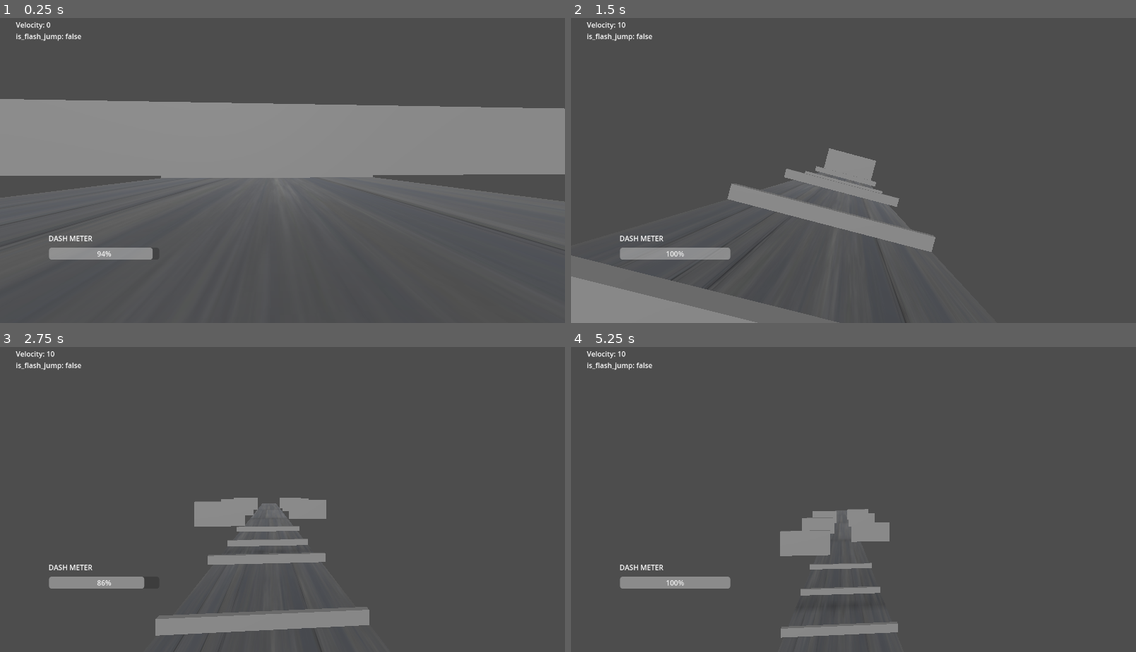
Above: before the commit, frames 1-4 (two rows, left to right).
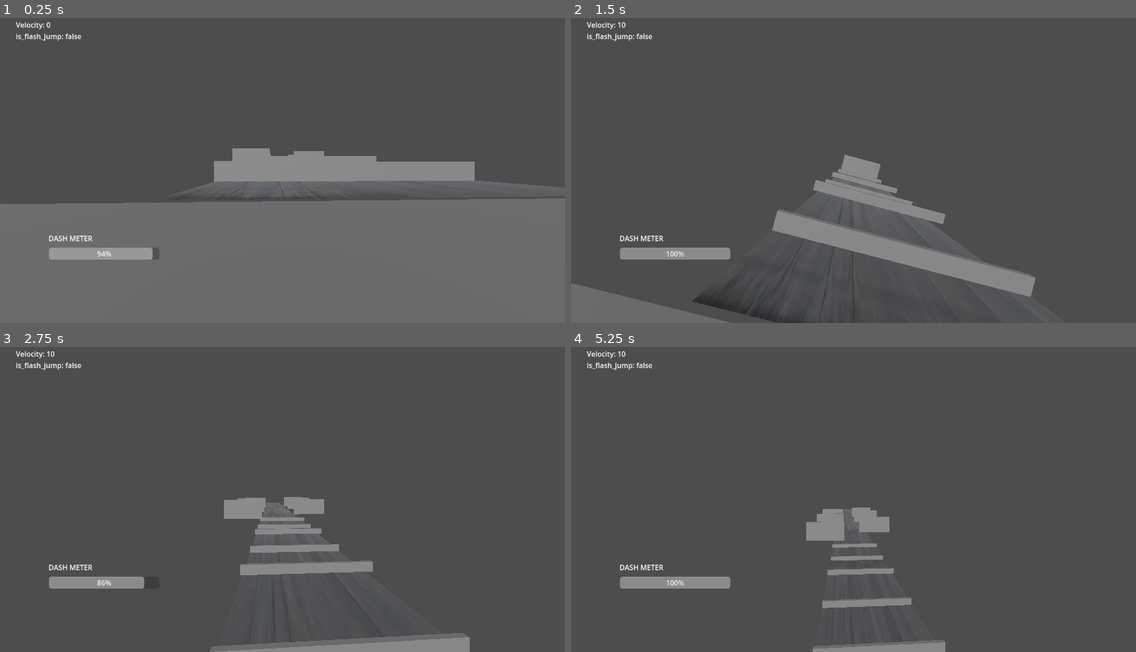
Above: after the commit, the same moments.

Repository: BeatMil/BeansRunner
Game: Godot game, scene res://scenes/stage01.tscn
The game is run twice, just before and just after one commit, with the same random seed, the same clock (stepped at 60 frames per second) and the same inputs. The project has no main scene, so this scene is started directly.
Inputs (mouse positions are in pixels of both pictures, inside the frame that each line leads up to):
- Up to frame 1 (0.25 s): no input
- Up to frame 2 (1.5 s): tap Enter (ui_accept) at 0.5, 0.6, 0.77, 1.07 s; move the mouse to (881, 164) at 0.52 s; hold Q (float_up) from 0.53 s (still down); move the mouse to (825, 164) at 1.27 s; tap Ctrl (crouch) at 1.35 s
- Up to frame 3 (2.75 s): keep holding Q (float_up); tap Enter (ui_accept) at 1.52, 1.55, 1.82, 2.3 s; move the mouse to (293, 487) at 2.02 s; hold Shift (dash) from 2.03 s (still down)
- Up to frame 4 (5.25 s): keep holding Q (float_up); move the mouse to (847, 499) at 2.77 s; release Shift (dash) at 2.78 s; tap Enter (ui_accept) at 2.85, 3.02, 3.32, 3.77, 3.8, 4.07, 4.52, 4.55, 4.82, 5.1 s; move the mouse to (893, 496) at 3.52 s; tap Ctrl (crouch) at 3.6 s; move the mouse to (808, 490) at 4.27 s; tap Shift (dash) at 4.35 s; move the mouse to (859, 493) at 5.02 s

The runs differ from the first frame. In frame 1, 45% of the frame differs, in the area x 0-100%, y 26-100%; in frame 2, 12%; in frame 3, 7.5%; in frame 4, 4.0%.

Commit message:
Add double jump

Diff:
--- a/scenes/stage01.tscn
+++ b/scenes/stage01.tscn
@@ -4,7 +4,6 @@
 [ext_resource type="Texture2D" uid="uid://b58bsyybtfgv4" path="res://Metal_Panels_009_basecolor.jpg" id="3_054f7"]
 [ext_resource type="PackedScene" uid="uid://ctvnvdkyaofbx" path="res://nodes/moving_wall.tscn" id="3_k01xf"]
 [ext_resource type="PackedScene" uid="uid://xf44hns877ro" path="res://scenes/apple_2.tscn" id="5_spaby"]
-[ext_resource type="PackedScene" uid="uid://biyernk45pq7j" path="res://small_tile.tscn" id="7_flinb"]
 
 [sub_resource type="BoxMesh" id="BoxMesh_rp2ab"]
 size = Vector3(1, 3, 40)
@@ -25,15 +24,20 @@
 [sub_resource type="PlaneMesh" id="PlaneMesh_ittsi"]
 size = Vector2(40, 600)
 
-[sub_resource type="PlaneMesh" id="PlaneMesh_atvvy"]
+[sub_resource type="BoxShape3D" id="BoxShape3D_skjrf"]
+size = Vector3(20, 1, 20)
 
-[sub_resource type="BoxShape3D" id="BoxShape3D_hwuu1"]
-size = Vector3(2, 1, 2)
+[sub_resource type="BoxMesh" id="BoxMesh_rsmsr"]
+size = Vector3(20, 1, 20)
+
+[sub_resource type="PhysicsMaterial" id="PhysicsMaterial_fw6xu"]
+rough = true
 
 [node name="stage01" type="Node3D"]
 
 [node name="CharacterBody3D" parent="." instance=ExtResource("1_pjvnp")]
-transform = Transform3D(-0.052754, 0, -0.998608, 0, 1, 0, 0.998608, 0, -0.052754, 55.1722, 1.58671, -21.2707)
+transform = Transform3D(-0.052754, 0, -0.998608, 0, 1, 0, 0.998608, 0, -0.052754, 7.1722, 1.58671, -33.2707)
+floor_stop_on_slope = false
 
 [node name="DirectionalLight3D" type="DirectionalLight3D" parent="."]
 transform = Transform3D(-0.258819, 0.485035, -0.835317, 0, 0.864783, 0.502145, 0.965926, 0.129965, -0.223823, 0, 4.71437, 11.7988)
@@ -129,85 +133,6 @@
 [node name="CollisionShape3D" type="CollisionShape3D" parent="Map/floor9"]
 shape = SubResource("BoxShape3D_6ajli")
 
-[node name="floor" parent="Map" instance=ExtResource("7_flinb")]
-
-[node name="floor2" type="StaticBody3D" parent="Map"]
-transform = Transform3D(1, 0, 0, 0, 1, 0, 0, 0, 1, 0, 0, 2)
-
-[node name="MeshInstance3D" type="MeshInstance3D" parent="Map/floor2"]
-mesh = SubResource("PlaneMesh_atvvy")
-skeleton = NodePath("../../..")
-
-[node name="CollisionShape3D" type="CollisionShape3D" parent="Map/floor2"]
-transform = Transform3D(1, 0, 0, 0, 1, 0, 0, 0, 1, 0, -0.5, 0)
-shape = SubResource("BoxShape3D_hwuu1")
-
-[node name="floor3" type="StaticBody3D" parent="Map"]
-transform = Transform3D(1, 0, 0, 0, 1, 0, 0, 0, 1, 0, 0, 4)
-
-[node name="MeshInstance3D" type="MeshInstance3D" parent="Map/floor3"]
-mesh = SubResource("PlaneMesh_atvvy")
-skeleton = NodePath("../../..")
-
-[node name="CollisionShape3D" type="CollisionShape3D" parent="Map/floor3"]
-transform = Transform3D(1, 0, 0, 0, 1, 0, 0, 0, 1, 0, -0.5, 0)
-shape = SubResource("BoxShape3D_hwuu1")
-
-[node name="floor4" type="StaticBody3D" parent="Map"]
-transform = Transform3D(1, 0, 0, 0, 1, 0, 0, 0, 1, -2, 0, 4)
-
-[node name="MeshInstance3D" type="MeshInstance3D" parent="Map/floor4"]
-mesh = SubResource("PlaneMesh_atvvy")
-skeleton = NodePath("../../..")
-
-[node name="CollisionShape3D" type="CollisionShape3D" parent="Map/floor4"]
-transform = Transform3D(1, 0, 0, 0, 1, 0, 0, 0, 1, 0, -0.5, 0)
-shape = SubResource("BoxShape3D_hwuu1")
-
-[node name="floor5" type="StaticBody3D" parent="Map"]
-transform = Transform3D(1, 0, 0, 0, 1, 0, 0, 0, 1, -2, 0, 6)
-
-[node name="MeshInstance3D" type="MeshInstance3D" parent="Map/floor5"]
-mesh = SubResource("PlaneMesh_atvvy")
-skeleton = NodePath("../../..")
-
-[node name="CollisionShape3D" type="CollisionShape3D" parent="Map/floor5"]
-transform = Transform3D(1, 0, 0, 0, 1, 0, 0, 0, 1, 0, -0.5, 0)
-shape = SubResource("BoxShape3D_hwuu1")
-
-[node name="floor6" type="StaticBody3D" parent="Map"]
-transform = Transform3D(1, 0, 0, 0, 1, 0, 0, 0, 1, -2, 0, 8)
-
-[node name="MeshInstance3D" type="MeshInstance3D" parent="Map/floor6"]
-mesh = SubResource("PlaneMesh_atvvy")
-skeleton = NodePath("../../..")
-
-[node name="CollisionShape3D" type="CollisionShape3D" parent="Map/floor6"]
-transform = Transform3D(1, 0, 0, 0, 1, 0, 0, 0, 1, 0, -0.5, 0)
-shape = SubResource("BoxShape3D_hwuu1")
-
-[node name="floor7" type="StaticBody3D" parent="Map"]
-transform = Transform3D(1, 0, 0, 0, 1, 0, 0, 0, 1, -2, 0, 10)
-
-[node name="MeshInstance3D" type="MeshInstance3D" parent="Map/floor7"]
-mesh = SubResource("PlaneMesh_atvvy")
-skeleton = NodePath("../../..")
-
-[node name="CollisionShape3D" type="CollisionShape3D" parent="Map/floor7"]
-transform = Transform3D(1, 0, 0, 0, 1, 0, 0, 0, 1, 0, -0.5, 0)
-shape = SubResource("BoxShape3D_hwuu1")
-
-[node name="floor8" type="StaticBody3D" parent="Map"]
-transform = Transform3D(1, 0, 0, 0, 1, 0, 0, 0, 1, 1, 0, 10)
-
-[node name="MeshInstance3D" type="MeshInstance3D" parent="Map/floor8"]
-mesh = SubResource("PlaneMesh_atvvy")
-skeleton = NodePath("../../..")
-
-[node name="CollisionShape3D" type="CollisionShape3D" parent="Map/floor8"]
-transform = Transform3D(1, 0, 0, 0, 1, 0, 0, 0, 1, 0, -0.5, 0)
-shape = SubResource("BoxShape3D_hwuu1")
-
 [node name="MovingWalls" type="Node3D" parent="."]
 
 [node name="MovingWall" parent="MovingWalls" instance=ExtResource("3_k01xf")]
@@ -227,3 +152,26 @@
 
 [node name="MovingWall6" parent="MovingWalls" instance=ExtResource("3_k01xf")]
 transform = Transform3D(-1, 0, -8.74228e-08, 0, 1, 0, 8.74228e-08, 0, -1, 417.994, 10, 19)
+
+[node name="StaticBody3D" type="StaticBody3D" parent="."]
+transform = Transform3D(0.965926, 0.258819, 0, -0.258819, 0.965926, 0, 0, 0, 1, 19, 0, 13)
+metadata/_edit_group_ = true
+
+[node name="CollisionShape3D" type="CollisionShape3D" parent="StaticBody3D"]
+transform = Transform3D(0.5, -0.866025, 0, 0.866025, 0.5, 0, 0, 0, 1, 0, 0, 0)
+shape = SubResource("BoxShape3D_skjrf")
+
+[node name="MeshInstance3D" type="MeshInstance3D" parent="StaticBody3D/CollisionShape3D"]
+mesh = SubResource("BoxMesh_rsmsr")
+
+[node name="StaticBody3D2" type="StaticBody3D" parent="."]
+transform = Transform3D(0.988923, 0.148431, 0, -0.148431, 0.988923, 0, 0, 0, 1, -3.61585, -1.90735e-06, 8.54032)
+physics_material_override = SubResource("PhysicsMaterial_fw6xu")
+metadata/_edit_group_ = true
+
+[node name="CollisionShape3D" type="CollisionShape3D" parent="StaticBody3D2"]
+transform = Transform3D(0.5, -0.866025, 0, 0.866025, 0.5, 0, 0, 0, 1, 0, 0, 0)
+shape = SubResource("BoxShape3D_skjrf")
+
+[node name="MeshInstance3D" type="MeshInstance3D" parent="StaticBody3D2/CollisionShape3D"]
+mesh = SubResource("BoxMesh_rsmsr")
--- a/scripts/CharacterBody3D.gd
+++ b/scripts/CharacterBody3D.gd
@@ -13,6 +13,7 @@
 var can_flash_jump = false
 var is_flash_jump = false
 var is_stunned = false
+var can_double_jump = true
 
 # pov helper
 var is_pov_up = false
@@ -47,6 +48,7 @@
 	if not is_on_floor():
 		velocity.y -= gravity * 8 * delta
 	elif is_on_floor():
+		can_double_jump = true
 		if $CrouchDashTimer.time_left > 0:
 			is_flash_jump = true
 		else:
@@ -81,6 +83,12 @@
 		if can_flash_jump == true:
 			is_flash_jump = true
 			$AnimationPlayer.play("flashjump")
+
+	# Handle Double Jump.
+	if Input.is_action_just_pressed("ui_accept") and not is_on_floor() and can_double_jump:
+		velocity.y = JUMP_VELOCITY
+		can_double_jump = false
+
 
 	# Handle Crouch
 	if Input.is_action_just_pressed("crouch"):
